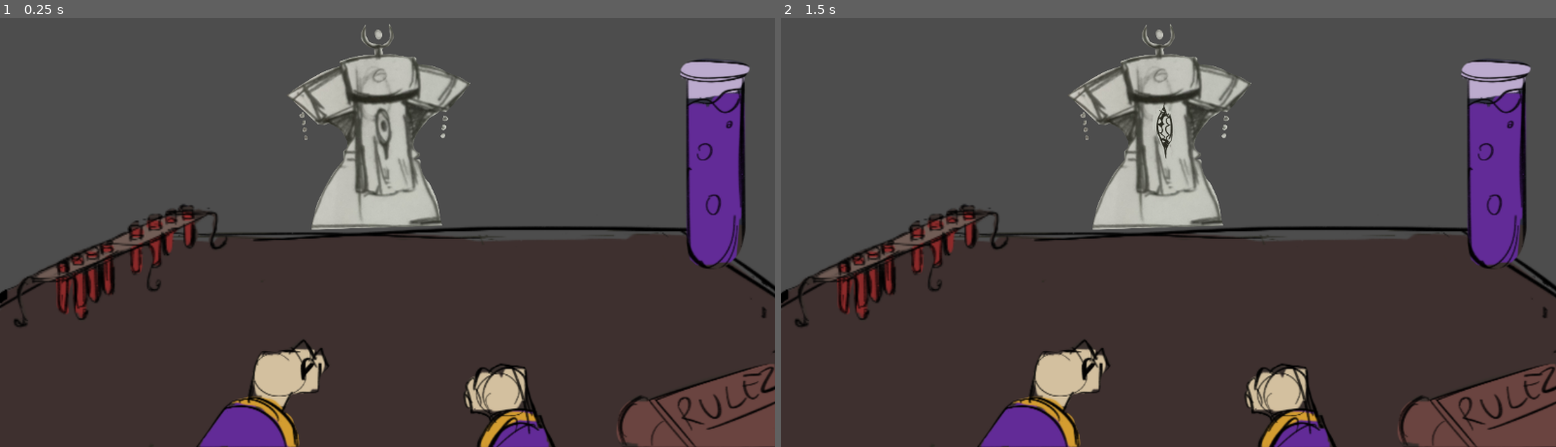
Above: before the commit, frames 1-2 (left to right).
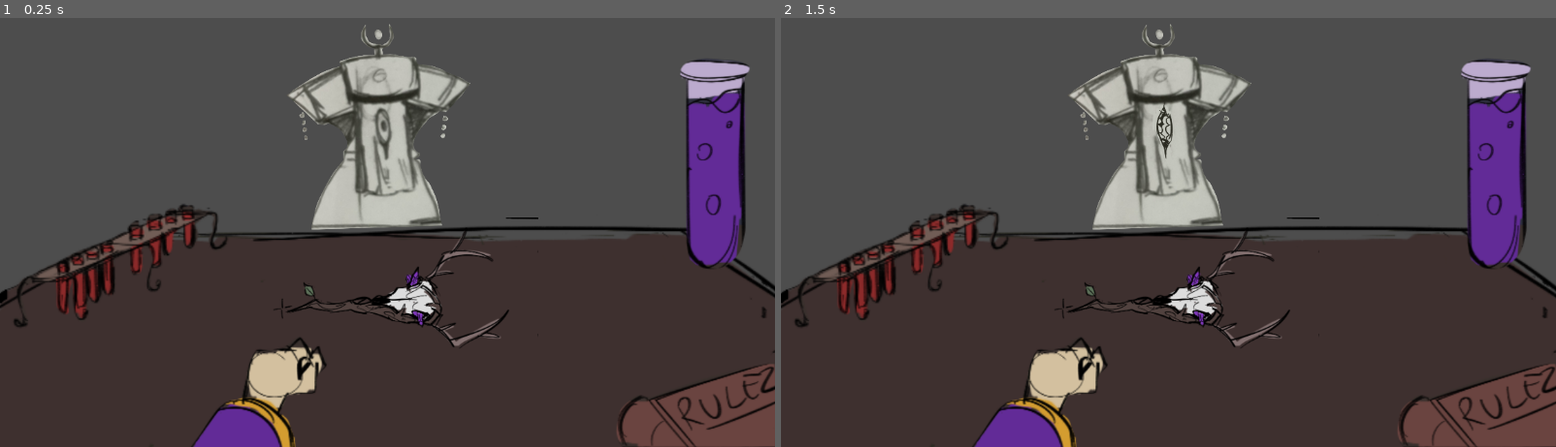
Above: after the commit, the same moments.

Repository: PSielchan/hex_rulette
Game: Godot game, scene res://scenes/game.tscn
Same seed, same stepped clock (60 frames per second), same inputs: the game is played once before the commit and once after it.
Inputs:
- Up to frame 1 (0.25 s): no input
- Up to frame 2 (1.5 s): tap Enter at 1.25 s

The runs differ from the first frame. In frame 1, 3.5% of the frame differs, in the area x 24-72%, y 46-100%; in frame 2, 3.5%.

Commit message:
wszystko bez gracza

Diff:
--- a/scenes/game.tscn
+++ b/scenes/game.tscn
@@ -1,11 +1,12 @@
-[gd_scene load_steps=7 format=3 uid="uid://dw7p8ysja10yt"]
+[gd_scene load_steps=8 format=3 uid="uid://dw7p8ysja10yt"]
 
 [ext_resource type="PackedScene" uid="uid://cr3l10j23qhcc" path="res://scenes/opponent.tscn" id="1_uwrxv"]
-[ext_resource type="PackedScene" uid="uid://donekeunxjxm2" path="res://scenes/player.tscn" id="2_yqjtg"]
+[ext_resource type="PackedScene" uid="uid://donekeunxjxm2" path="res://scenes/player_l.tscn" id="2_yqjtg"]
 [ext_resource type="PackedScene" uid="uid://dadfr3tgyjxw5" path="res://scenes/rule_book.tscn" id="3_lnu2h"]
 [ext_resource type="PackedScene" uid="uid://bjfprp0swtysc" path="res://scenes/table.tscn" id="4_p57ef"]
 [ext_resource type="PackedScene" uid="uid://it1684wxop4i" path="res://scenes/health.tscn" id="5_u5sy4"]
 [ext_resource type="PackedScene" uid="uid://bnhnfpoxiptkr" path="res://scenes/blasphemy.tscn" id="6_gee14"]
+[ext_resource type="PackedScene" uid="uid://bcp576jlgiq84" path="res://scenes/rozdzka.tscn" id="8_gee14"]
 
 [node name="Game" type="Node2D"]
 
@@ -16,7 +17,7 @@
 position = Vector2(22, 72)
 zoom = Vector2(0.5, 0.5)
 
-[node name="Player" parent="." instance=ExtResource("2_yqjtg")]
+[node name="Player_L" parent="." instance=ExtResource("2_yqjtg")]
 position = Vector2(-18, 729)
 
 [node name="Rule_book" parent="." instance=ExtResource("3_lnu2h")]
@@ -30,3 +31,6 @@
 
 [node name="Blasphemy" parent="." instance=ExtResource("6_gee14")]
 position = Vector2(989, -152)
+
+[node name="Rozdzka" parent="." instance=ExtResource("8_gee14")]
+position = Vector2(25, 280)
--- a/scenes/player.tscn
+++ b/scenes/player_l.tscn
@@ -1,21 +1,21 @@
 [gd_scene load_steps=3 format=3 uid="uid://donekeunxjxm2"]
 
-[ext_resource type="Texture2D" uid="uid://d00o6bfect57q" path="res://assets/Player.png" id="1_3vyb7"]
+[ext_resource type="Texture2D" uid="uid://b2h6xn3vwqd4j" path="res://assets/Player/Hand_L.png" id="1_8vfkh"]
 
 [sub_resource type="SpriteFrames" id="SpriteFrames_g2els"]
 animations = [{
 "frames": [{
 "duration": 1.0,
-"texture": ExtResource("1_3vyb7")
+"texture": ExtResource("1_8vfkh")
 }],
 "loop": true,
 "name": &"default",
 "speed": 5.0
 }]
 
-[node name="Player" type="Node2D"]
+[node name="Player_L" type="Node2D"]
 
 [node name="AnimatedSprite2D" type="AnimatedSprite2D" parent="."]
-position = Vector2(7, -191)
-scale = Vector2(2.96292, 3.28098)
+position = Vector2(-318.428, -189.969)
+scale = Vector2(3.07281, 3.45246)
 sprite_frames = SubResource("SpriteFrames_g2els")
--- /dev/null
+++ b/scenes/rozdzka.tscn
@@ -0,0 +1,21 @@
+[gd_scene load_steps=3 format=3 uid="uid://bcp576jlgiq84"]
+
+[ext_resource type="Texture2D" uid="uid://cy77ix2p01k3v" path="res://assets/Rozdzka.png" id="1_o6dfw"]
+
+[sub_resource type="SpriteFrames" id="SpriteFrames_8kl3g"]
+animations = [{
+"frames": [{
+"duration": 1.0,
+"texture": ExtResource("1_o6dfw")
+}],
+"loop": true,
+"name": &"default",
+"speed": 5.0
+}]
+
+[node name="Rozdzka" type="Node2D"]
+
+[node name="AnimatedSprite2D" type="AnimatedSprite2D" parent="."]
+position = Vector2(1.99998, -2)
+scale = Vector2(1.69694, 1.82955)
+sprite_frames = SubResource("SpriteFrames_8kl3g")
Binary file added: assets/Player/Hand_L.png
Not shown, added: assets/Player/Hand_L.png.import
Binary file added: assets/Player/Hand_R.png
Not shown, added: assets/Player/Hand_R.png.import
Renamed: assets/Player.png -> assets/Player/Player.png
Not shown, added: assets/Player/Player.png.import
Binary file added: assets/Player/Ruch1.png
Not shown, added: assets/Player/Ruch1.png.import
Binary file added: assets/Player/Ruch2.png
Not shown, added: assets/Player/Ruch2.png.import
Binary file added: assets/Player/Ruch3.png
Not shown, added: assets/Player/Ruch3.png.import
(and 4 more such lines)
